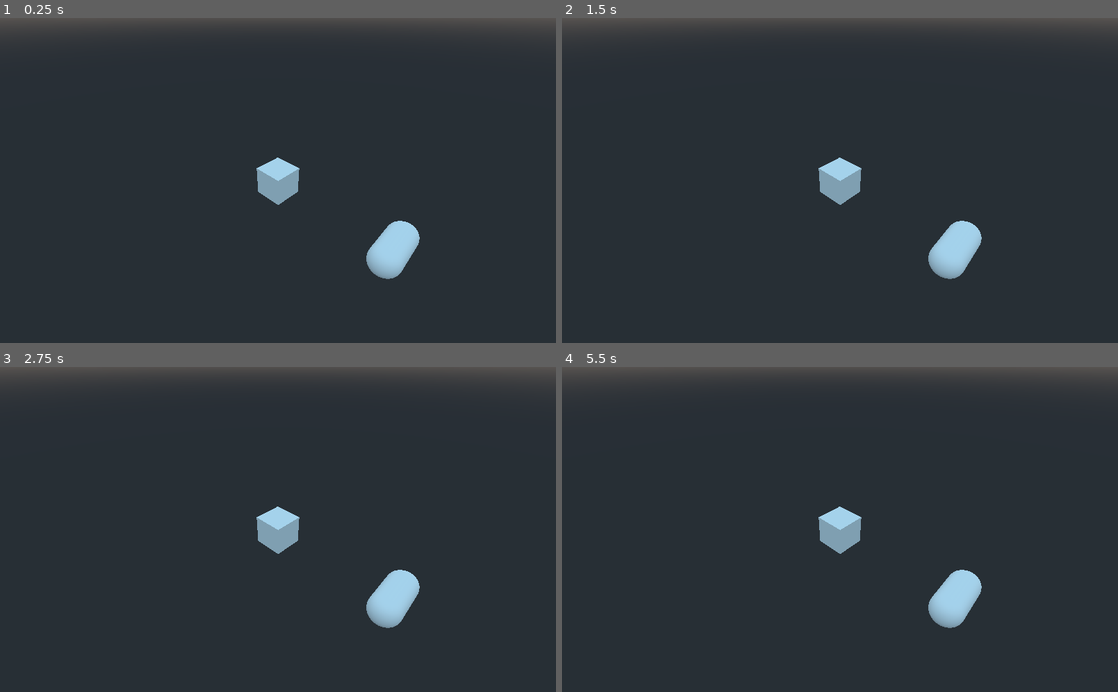
Above: before the commit, frames 1-4 (two rows, left to right).
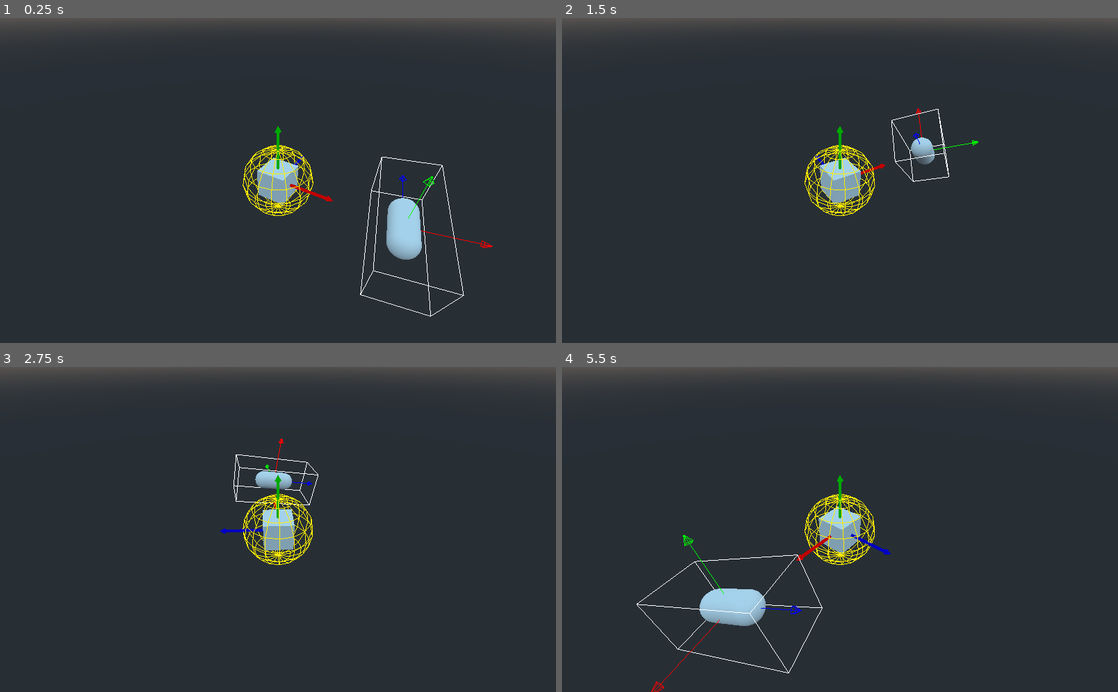
Above: after the commit, the same moments.

Repository: RBerezkin/Test_DebugDraw
Game: Godot game, scene res://scenes/game.tscn
The game is run twice, just before and just after one commit, with the same random seed, the same clock (stepped at 60 frames per second) and the same inputs. The project has no main scene, so this scene is started directly.
Inputs:
- Up to frame 1 (0.25 s): no input
- Up to frame 2 (1.5 s): no input
- Up to frame 3 (2.75 s): no input
- Up to frame 4 (5.5 s): no input

The runs differ from the first frame. In frame 1, 2.4% of the frame differs, in the area x 43-89%, y 33-92%; in frame 2, 2.4%; in frame 3, 2.5%; in frame 4, 3.5%, in the area x 13-76%, y 33-100%.
Error before the commit: Parse Error: Can't preload resource at path: res://scripts/debug_draw_3d.gd (res://scripts/child.gd:4)

Commit message:
Fix error after move

Diff:
--- a/project.godot
+++ b/project.godot
@@ -12,7 +12,7 @@
 "base": "Reference",
 "class": "DebugDraw3D",
 "language": "GDScript",
-"path": "res://scripts/debug_draw_3d.gd"
+"path": "res://scripts/debug_draw/debug_draw_3d.gd"
 } ]
 _global_script_class_icons={
 "DebugDraw3D": ""
--- a/scripts/child.gd
+++ b/scripts/child.gd
@@ -1,7 +1,7 @@
 extends MeshInstance
 
 
-const DebugDraw = preload("res://scripts/debug_draw_3d.gd")
+const DebugDraw = preload("res://scripts/debug_draw/debug_draw_3d.gd")
 
 var rot_speed: float = 50.0
 var debug_draw: DebugDraw3D
--- a/scripts/root.gd
+++ b/scripts/root.gd
@@ -1,7 +1,7 @@
 extends MeshInstance
 
 
-const DebugDraw = preload("res://scripts/debug_draw_3d.gd")
+const DebugDraw = preload("res://scripts/debug_draw/debug_draw_3d.gd")
 
 var rot_speed: float = 50.0
 var debug_draw: DebugDraw3D
